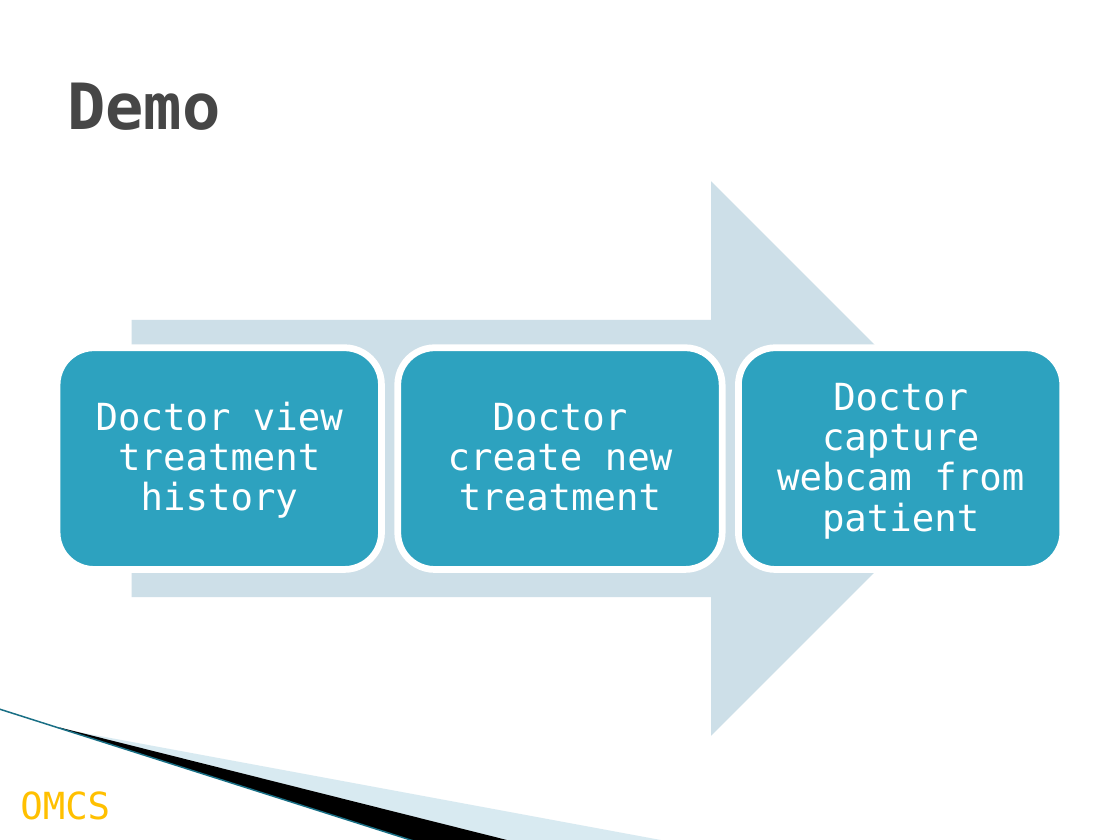
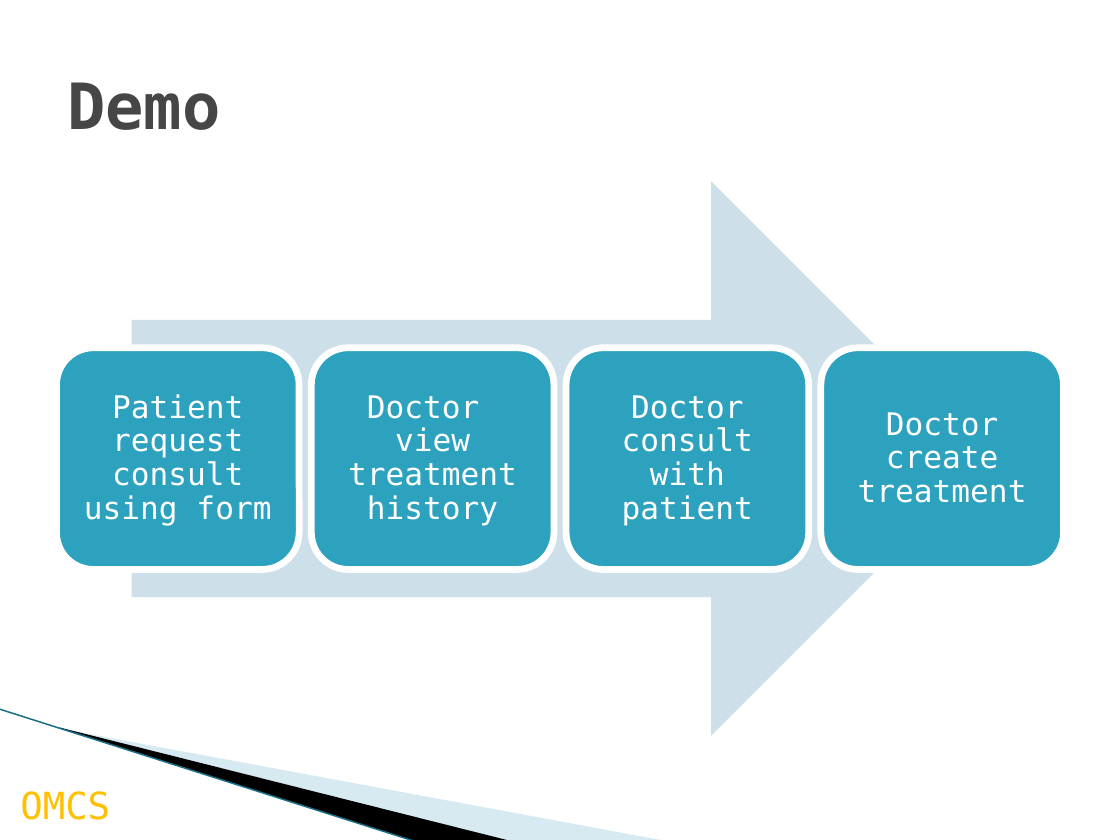
Before and after one commit to palaniellappank/online-medical-consultant-system, a slide deck: slide 9 of Document/OMCS_Slide re-defend.pptx (slide 7 before the commit). Drawn at 1120x840 pixels with LibreOffice and Linux fonts; fonts in the diff are those of the drawing; background and template pictures are left out. Boxes give left, top, right and bottom in pixels: in the first picture for what was removed or moved away, otherwise in the second. Text is boxed around its words. In the diff, an @@ line names an element or a change of style, - is before the commit and + after.

```diff
--- a/Document/OMCS_Slide re-defend.pptx
+++ b/Document/OMCS_Slide re-defend.pptx
@@ rounded rectangle: place and size @@
-rounded rectangle at box(57, 347, 382, 569)
+rounded rectangle at box(56, 347, 299, 569)
@@ rounded rectangle added at box(311, 347, 554, 569), fill #2DA2BF, outline #FFFFFF 4.33 pt @@
@@ text "Doctor view treatment history": place and size @@
-text "Doctor view treatment history" at box(96, 401, 343, 518)
+text "Doctor view treatment history" at box(348, 395, 517, 525)
@@ text "Doctor view treatment history" at box(348, 395, 517, 525): size 24 to 20 pt; less space between paragraphs @@
@@ rounded rectangle: place and size @@
-rounded rectangle at box(398, 347, 722, 569)
+rounded rectangle at box(566, 347, 809, 569)
@@ rounded rectangle: place and size @@
-rounded rectangle at box(738, 347, 1063, 569)
+rounded rectangle at box(821, 347, 1064, 569)
@@ text removed at box(777, 382, 1024, 538) @@
-Doctor capture webcam from patient
@@ text added at box(84, 394, 271, 525), 20 pt, text #FFFFFF @@
+Patient request consult using form
@@ text added at box(622, 395, 753, 525), 20 pt, text #FFFFFF @@
+Doctor consult with patient
@@ text at box(858, 412, 1027, 503): text changed; size 24 to 20 pt @@
-Doctor create new treatment
+Doctor create treatment
```
Also in this commit, not shown: 2 slides added, 2 other files.
